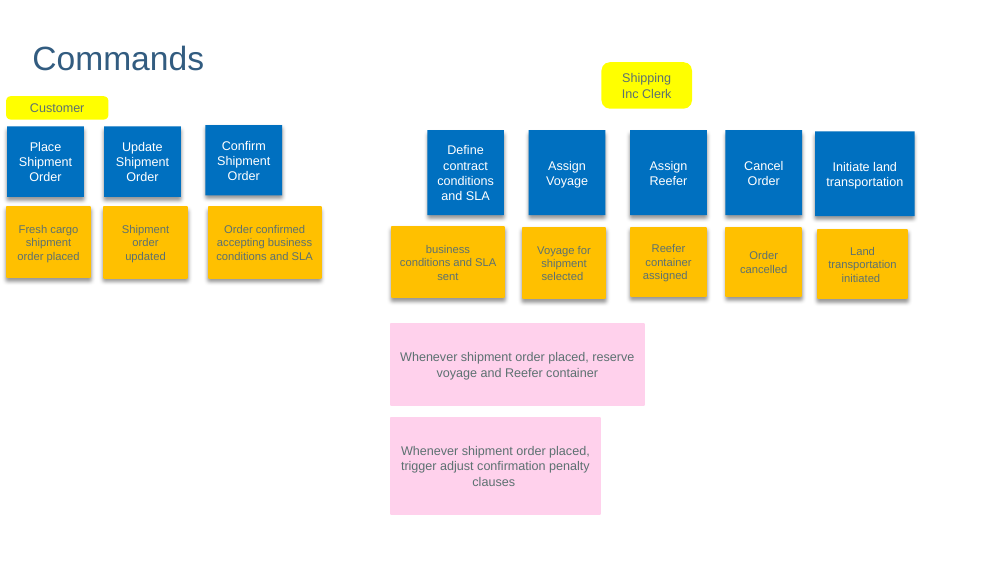
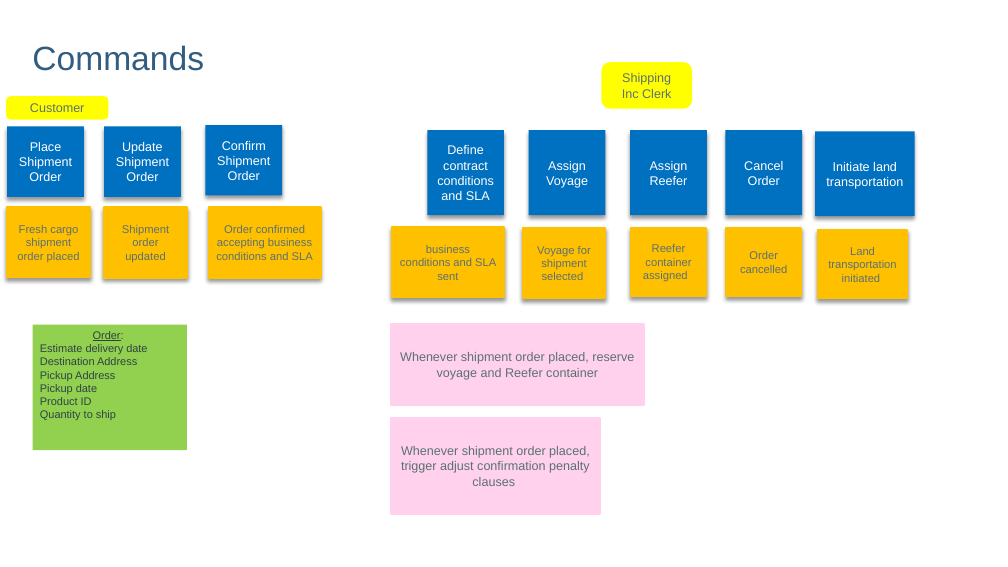
Before and after one commit to ibm-cloud-architecture/refarch-kc-order-ms, a slide deck: slide 12 of docs/kc-order-diagrams.pptx (slide 17 before the commit). Drawn at 1008x567 pixels with LibreOffice and Linux fonts; fonts in the diff are those of the drawing; background and template pictures are left out. Boxes give left, top, right and bottom in pixels: in the first picture for what was removed or moved away, otherwise in the second. Text is boxed around its words. In the diff, an @@ line names an element or a change of style, - is before the commit and + after.

```diff
--- a/docs/kc-order-diagrams.pptx
+++ b/docs/kc-order-diagrams.pptx
@@ rectangle added at (33, 324, 187, 450), fill #92D050, 10.5 pt, text #2E4444 @@
+Order:
+Estimate delivery date
+Destination Address
+Pickup Address
+Pickup date
+Product ID
+Quantity to ship
```
Also in this commit, not shown: 1 other slide changed.
